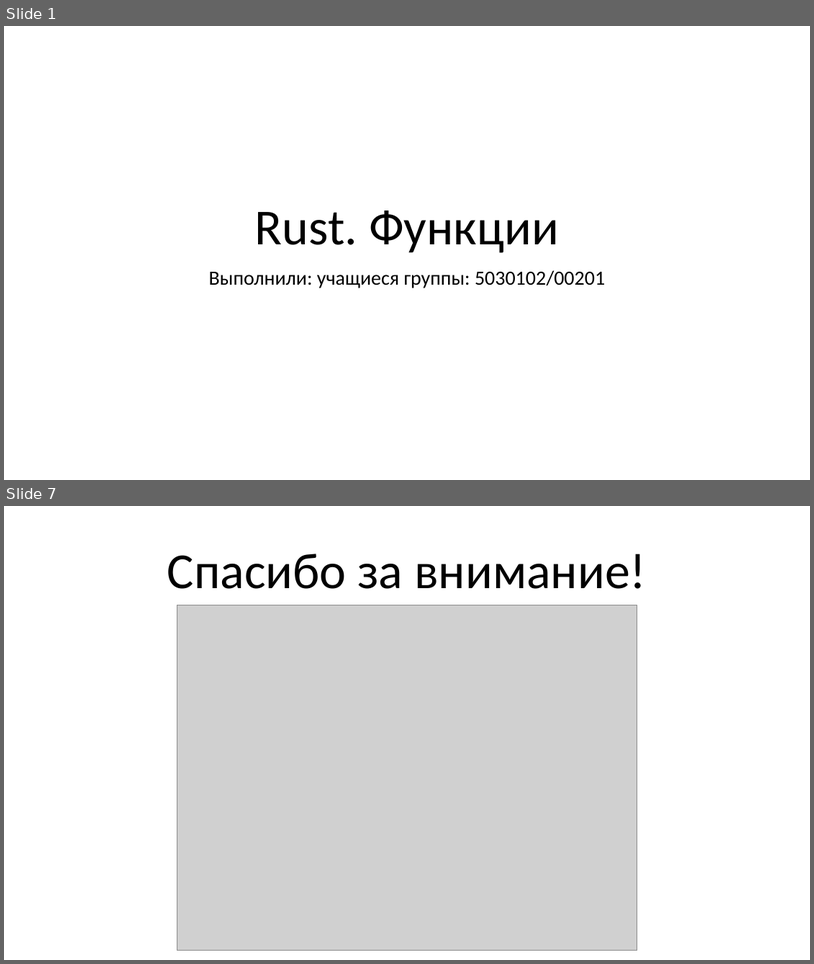
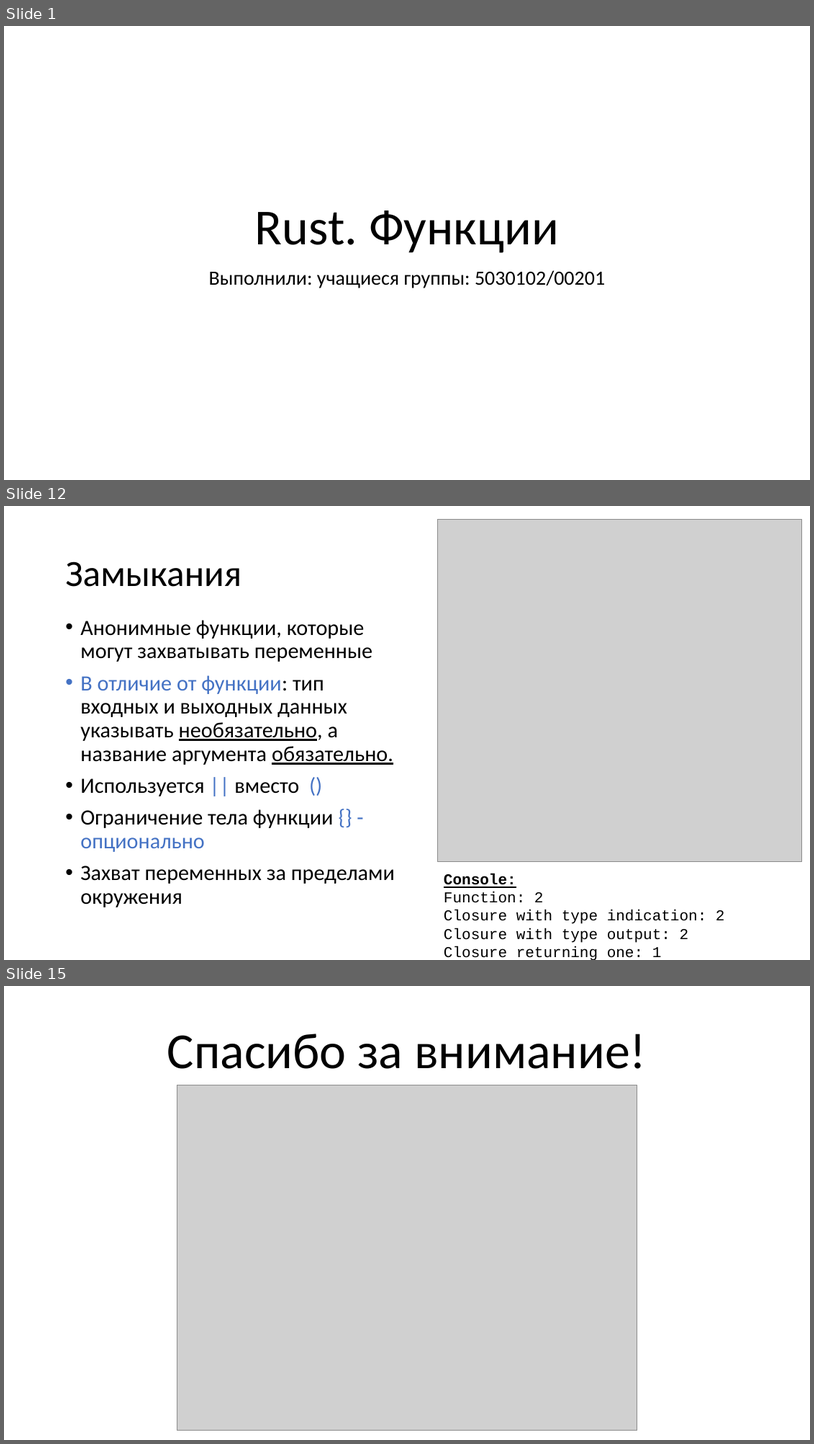
Before and after one commit to Katalien/New-programming-languages, a slide deck: reports/functions/functions.pptx. Shown one above the other, each under a label of ours: slides 1 and 7 before the commit, slides 1, 12 and 15 after it; the slides between them are not shown. The pictures are 814x964 and 814x1444 pixels, drawn with LibreOffice and Linux fonts; fonts in the diff are those of the drawing; grey boxes stand for pictures. Boxes give left, top, right and bottom in pixels: in the first picture for what was removed or moved away, otherwise in the second. Text is boxed around its words. In the diff, an @@ line names an element or a change of style, - is before the commit and + after.

Commit message:
Modified report about functions

```diff
--- a/reports/functions/functions.pptx
+++ b/reports/functions/functions.pptx
@@ slide 12 added at [4, 506, 810, 960], background #FFFFFF @@
@@ picture added at [438, 519, 802, 861] @@
@@ title added at [65, 561, 242, 587], 44 pt, text #000000 @@
+Замыкания
@@ text added at [80, 620, 395, 907], 25.9 pt, text #000000 @@
+• Анонимные функции, которые могут захватывать переменные
+• В отличие от функции: тип входных и выходных данных указывать необязательно, а название аргумента обязательно.
+• Используется || вместо ()
+• Ограничение тела функции {} - опционально
+• Захват переменных за пределами окружения
@@ text added at [444, 873, 725, 960], 18 pt, text #000000 @@
+Console:
+Function: 2
+Closure with type indication: 2
+Closure with type output: 2
+Closure returning one: 1
@@ what was slide 7 is now slide 15 @@
```
Also in this commit, not shown: 2 slides changed, 10 other slides added, 3 slides removed, 2 other files.
